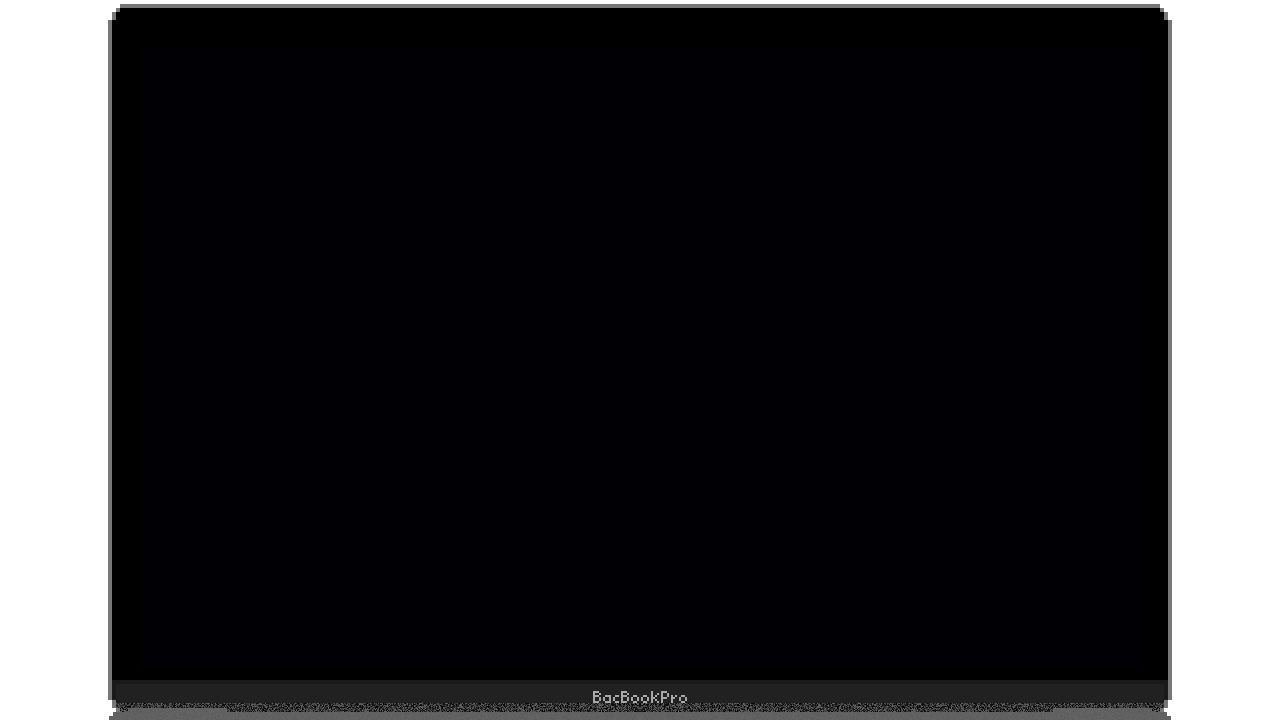
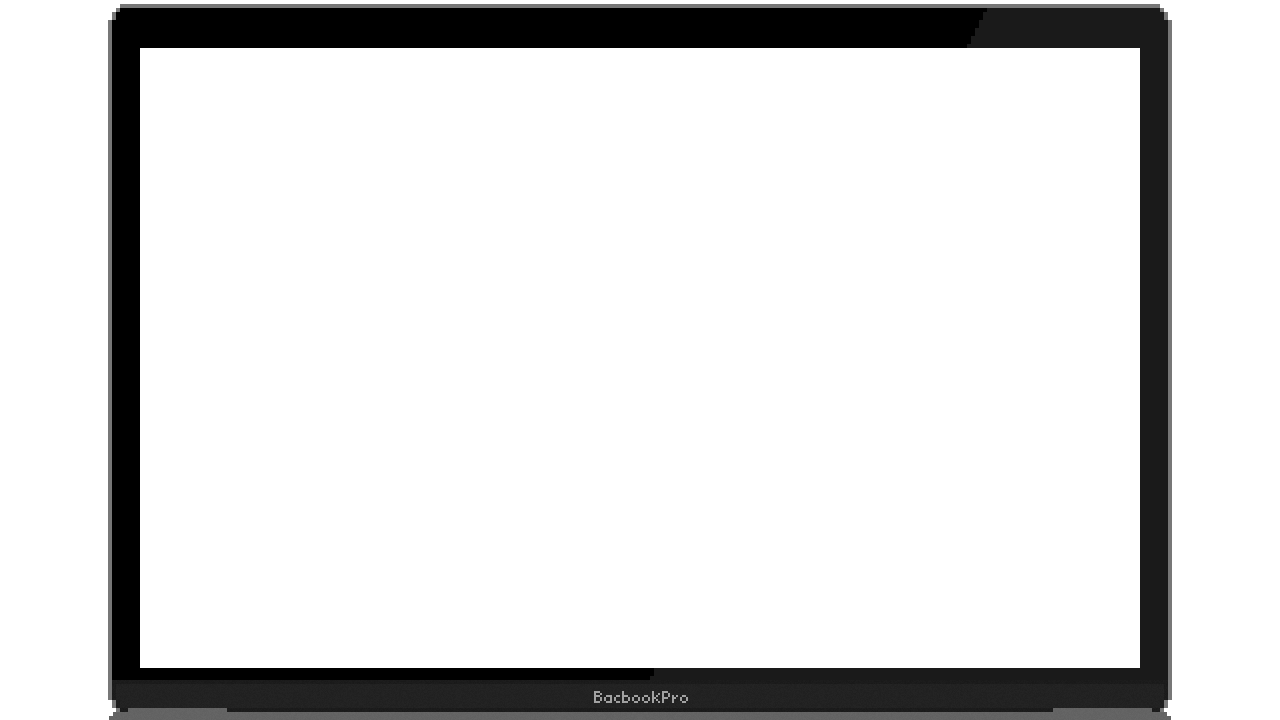
Before/after of a 1280x720 layered artwork. What changed in the layer stack:
showed "screen" over [650, 8, 1168, 680]
"Texture #1": opacity 100% → 5%, painted on it over [112, 680, 1168, 712]
"Texture": opacity 10% → 5% over [109, 708, 1171, 720]
moved "Logo" above "frame", painted on it over [594, 691, 688, 703]
painted on "frame" over [593, 691, 687, 703]
hid "Screen", moved it above "black" over [140, 48, 1140, 668]
